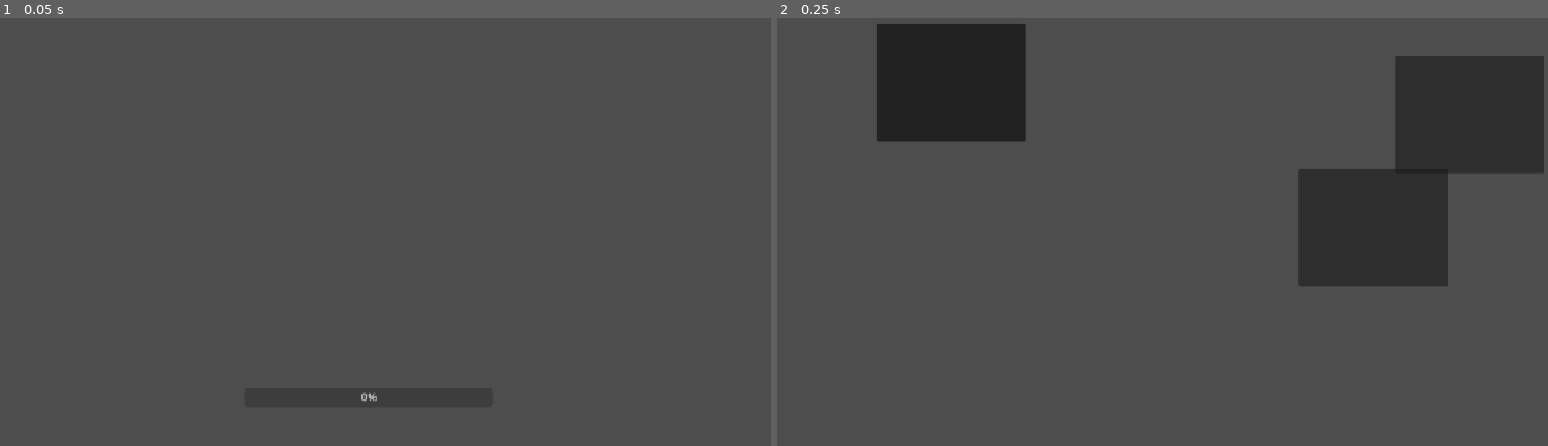
Above: before the commit, frames 1-2 (left to right).
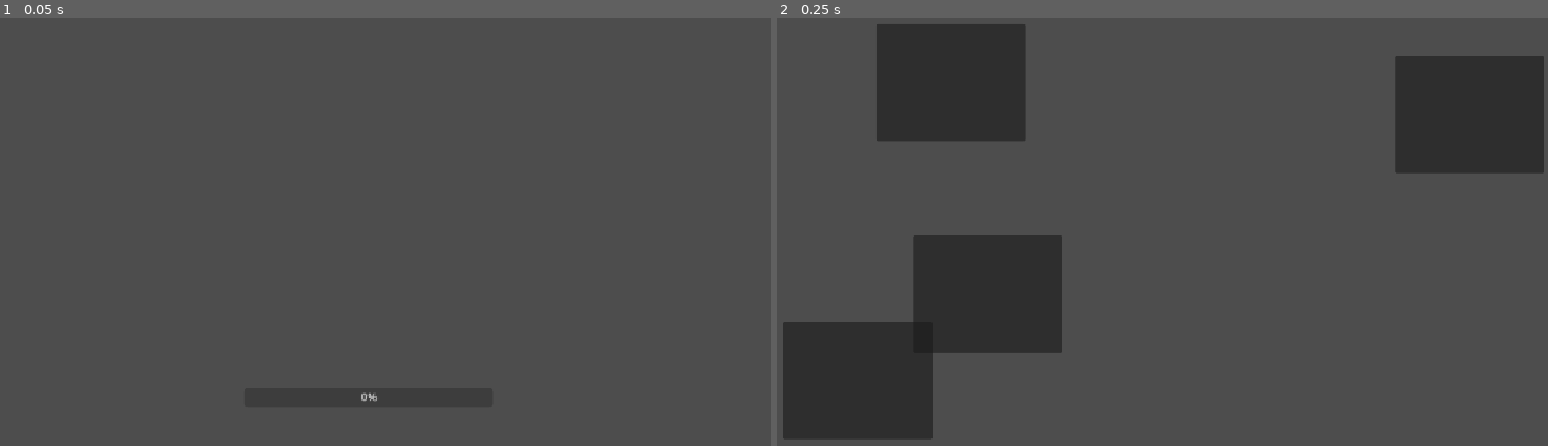
Above: after the commit, the same moments.

Repository: dao1701/android_base
Game: Godot game, scene res://loader.tscn
Same seed, same stepped clock (60 frames per second), same inputs: the game is played once before the commit and once after it.
Inputs:
- Up to frame 1 (0.05 s): no input
- Up to frame 2 (0.25 s): no input

Frame 1 is identical in both runs. In frame 2, 16% of the frame differs, in the area x 0-88%, y 35-99%.

Commit message:
Update panel offsets in main.tscn for improved layout consistency

Diff:
--- a/src/main.tscn
+++ b/src/main.tscn
@@ -25,10 +25,10 @@
 anchor_top = 0.5
 anchor_right = 0.5
 anchor_bottom = 0.5
-offset_left = -392.0
-offset_top = -312.0
-offset_right = -177.0
-offset_bottom = -143.0
+offset_left = -339.0
+offset_top = -7.0
+offset_right = -124.0
+offset_bottom = 162.0
 grow_horizontal = 2
 grow_vertical = 2
 
@@ -38,10 +38,10 @@
 anchor_top = 0.5
 anchor_right = 0.5
 anchor_bottom = 0.5
-offset_left = 216.0
-offset_top = -103.0
-offset_right = 431.0
-offset_bottom = 66.0
+offset_left = -526.0
+offset_top = 117.0
+offset_right = -311.0
+offset_bottom = 286.0
 grow_horizontal = 2
 grow_vertical = 2
 
